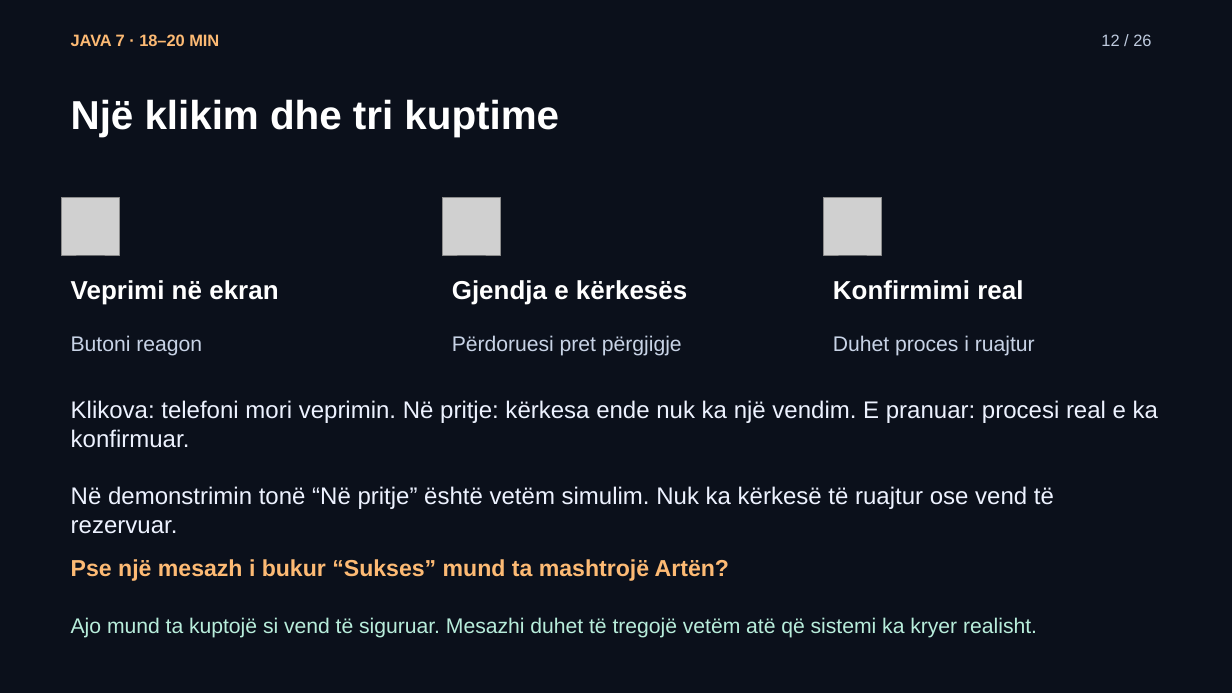
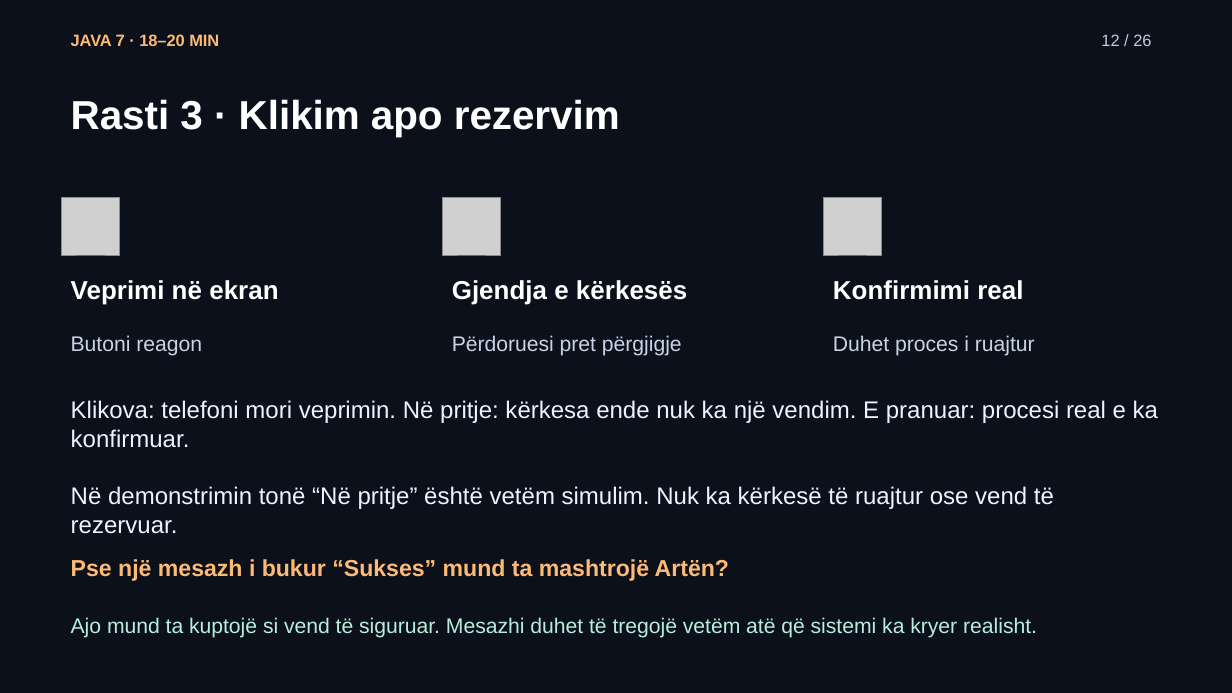
Before and after one commit to arbenl/arbenl.github.io, a slide deck: slide 12 of lendet/2026-2027/mobile/lectures/ligjerata-07-kontrolli-mvp-rideshare-2026.pptx. Drawn at 1232x693 pixels with LibreOffice and Linux fonts; fonts in the diff are those of the drawing; grey boxes stand for pictures. Boxes give left, top, right and bottom in pixels: in the first picture for what was removed or moved away, otherwise in the second. Text is boxed around its words. In the diff, an @@ line names an element or a change of style, - is before the commit and + after.

```diff
--- a/lendet/2026-2027/mobile/lectures/ligjerata-07-kontrolli-mvp-rideshare-2026.pptx
+++ b/lendet/2026-2027/mobile/lectures/ligjerata-07-kontrolli-mvp-rideshare-2026.pptx
@@ text at (x1=71, y1=99, x2=620, y2=137): text changed @@
-Një klikim dhe tri kuptime
+Rasti 3 · Klikim apo rezervim
```
Also in this commit, not shown: 18 other slides changed, 1 slide added, 1 slide removed, 12 other files.
